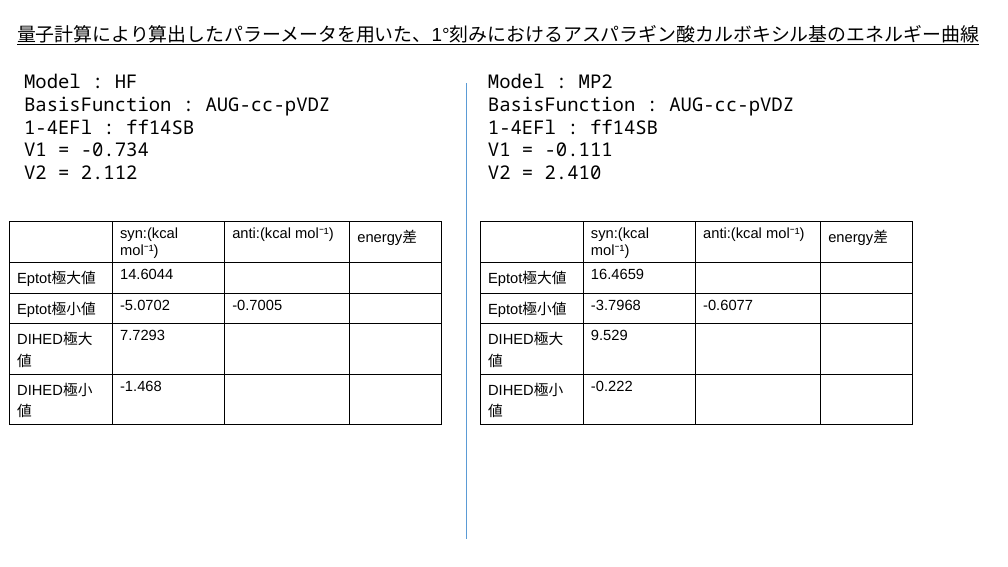
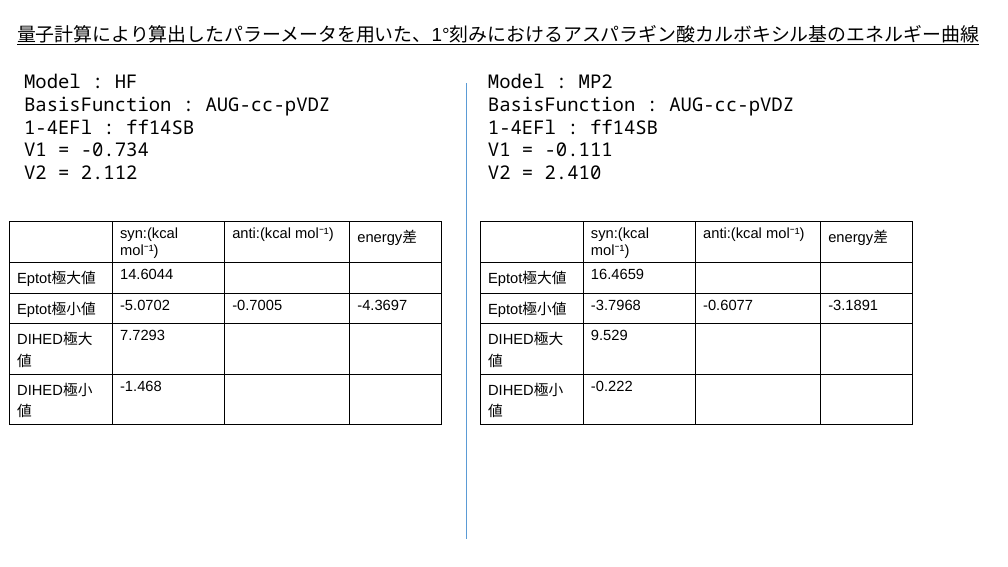
Before and after one commit to Onadius/Python_Labo, a slide deck: slide 17 of lab/SOTSURON/all_data/miyawaki_alldata_lab.pptx (slide 16 before the commit). Drawn at 1008x567 pixels with LibreOffice and Linux fonts; fonts in the diff are those of the drawing. Boxes give left, top, right and bottom in pixels: in the first picture for what was removed or moved away, otherwise in the second. Text is boxed around its words. In the diff, an @@ line names an element or a change of style, - is before the commit and + after.

```diff
--- a/lab/SOTSURON/all_data/miyawaki_alldata_lab.pptx
+++ b/lab/SOTSURON/all_data/miyawaki_alldata_lab.pptx
@@ table at (10,222,441,395) @@
-row 3, column 4: 
+row 3, column 4: -4.3697
@@ table at (481,222,912,395) @@
-row 3, column 4: 
+row 3, column 4: -3.1891
```
Also in this commit, not shown: 11 other slides changed, 4 slides added, 1 slide removed, 16 other files.
